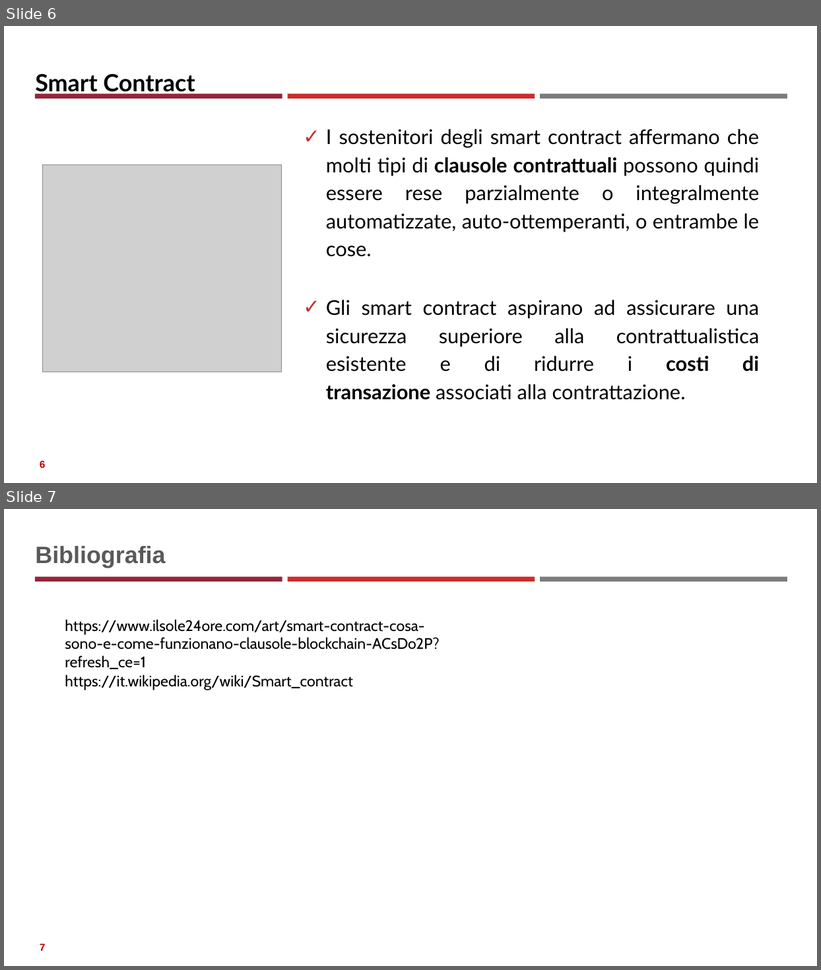
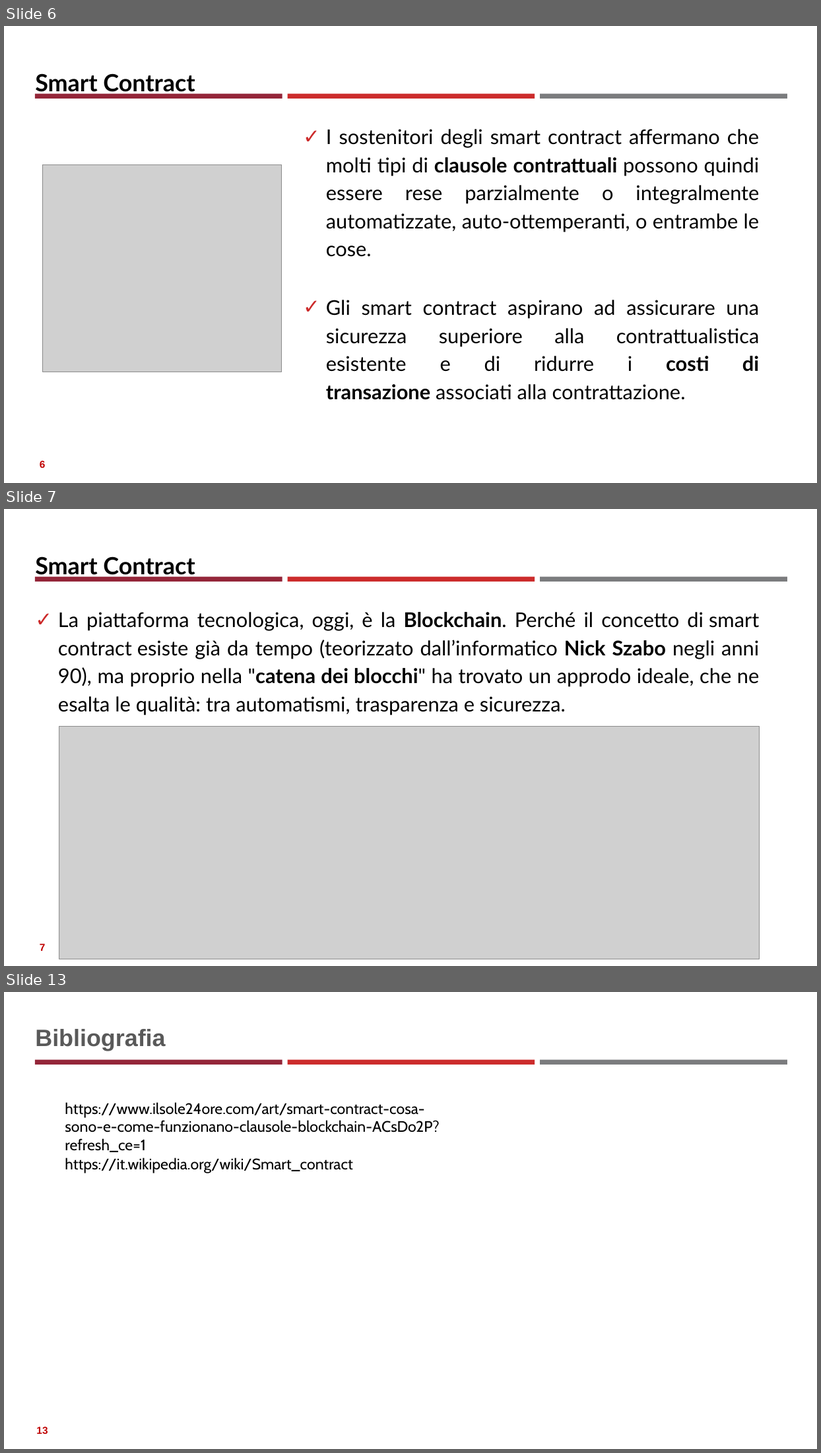
Before and after one commit to neural1977/data_science_interview_material, a slide deck: Assicurazioni/Smart Contract_ita.pptx. Shown one above the other, each under a label of ours: slides 6 and 7 before the commit, slides 6, 7 and 13 after it; the slides between them are not shown. The pictures are 821x970 and 821x1453 pixels, drawn with LibreOffice and Linux fonts; fonts in the diff are those of the drawing; grey boxes stand for pictures. Boxes give left, top, right and bottom in pixels: in the first picture for what was removed or moved away, otherwise in the second. Text is boxed around its words. In the diff, an @@ line names an element or a change of style, - is before the commit and + after.

```diff
--- a/Assicurazioni/Smart Contract_ita.pptx
+++ b/Assicurazioni/Smart Contract_ita.pptx
@@ slide 7 added at box(4, 509, 817, 966), background #FFFFFF; not listed: 3 template elements that a slide beside it also shows @@
@@ title added at box(35, 557, 195, 579), 28 pt, text #000000, bold @@
+Smart Contract
@@ text added at box(58, 612, 759, 716), 24 pt, text #000000 @@
+✓ La piattaforma tecnologica, oggi, è la Blockchain. Perché il concetto di smart contract esiste già da tempo (teorizzato dall’informatico Nick Szabo negli anni 90), ma proprio nella "catena dei blocchi" ha trovato un approdo ideale, che ne esalta le qualità: tra automatismi, trasparenza e sicurezza.
@@ picture added at box(59, 726, 759, 959) @@
@@ page number added at box(40, 944, 46, 951), 12 pt, text #C00000, bold @@
+7
@@ what was slide 7 is now slide 13 @@
@@ page number at box(36, 1427, 48, 1434): text changed @@
-7
+13
```
Also in this commit, not shown: 5 other slides added, 1 other file.
